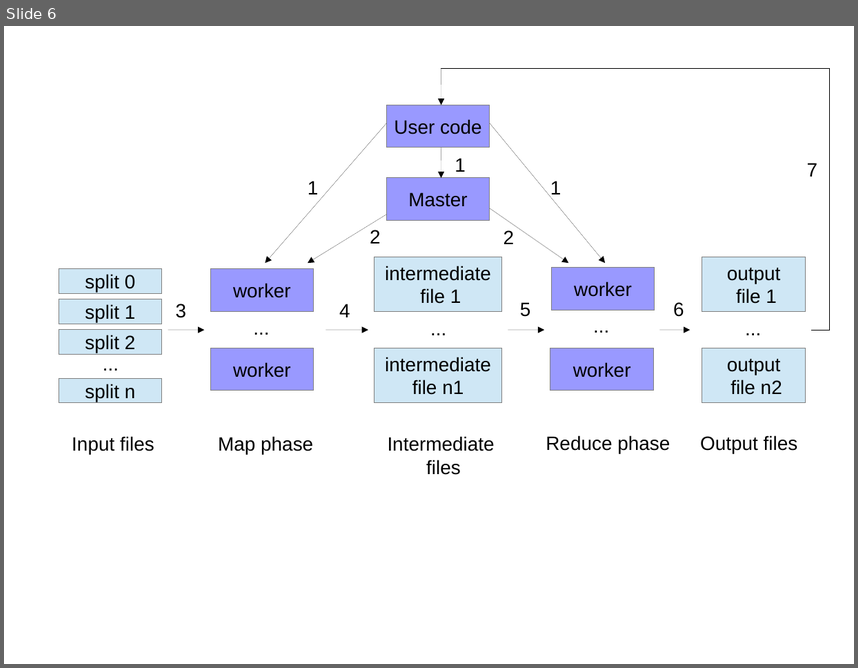
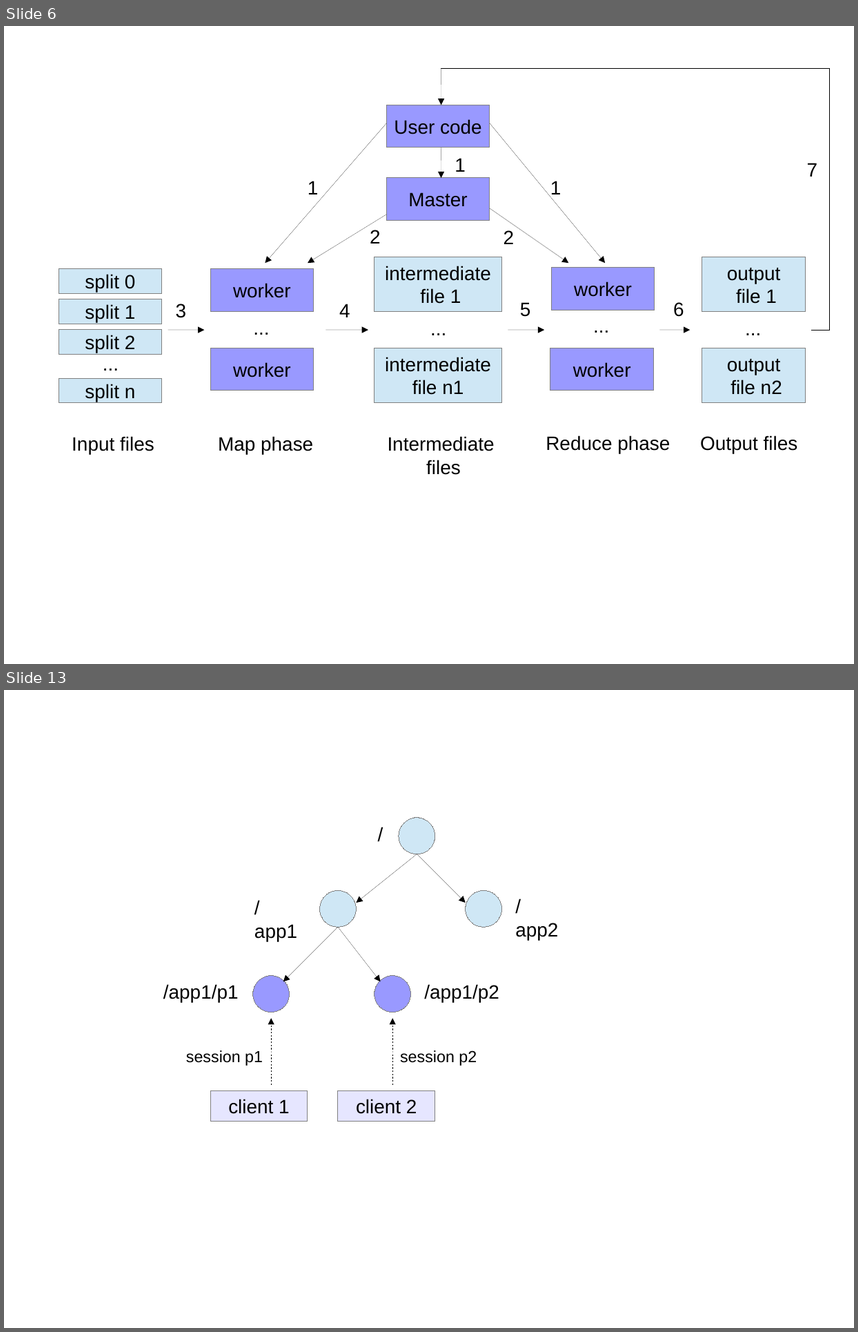
Before and after one commit to Visorgood/LambdaThesis, a slide deck: Thesis/thesis_template/images/Thesis_Images.odp. Shown one above the other, each under a label of ours: slide 6 before the commit, slides 6 and 13 after it; the slides between them are not shown. The pictures are 858x668 and 858x1332 pixels, drawn with LibreOffice and Linux fonts; fonts in the diff are those of the drawing. Boxes give left, top, right and bottom in pixels: in the first picture for what was removed or moved away, otherwise in the second. Text is boxed around its words. In the diff, an @@ line names an element or a change of style, - is before the commit and + after.

```diff
--- a/Thesis/thesis_template/images/Thesis_Images.odp
+++ b/Thesis/thesis_template/images/Thesis_Images.odp
@@ slide 13 added at [4, 690, 854, 1328], background #FFFFFF @@
@@ text added at [370, 819, 391, 848], 18 pt, text #000000 @@
+/
@@ ellipse added at [399, 817, 435, 854], fill #CFE7F5, outline #808080 0 pt @@
@@ arrow added from (417, 854) to (357, 903), #000000 0 pt @@
@@ arrow added from (417, 854) to (466, 903), #000000 0 pt @@
@@ ellipse added at [319, 891, 356, 927], fill #CFE7F5, outline #808080 0 pt @@
@@ ellipse added at [466, 891, 501, 927], fill #CFE7F5, outline #808080 0 pt @@
@@ text added at [254, 924, 297, 941], 18 pt, text #000000 @@
+/app1
@@ arrow added from (338, 927) to (283, 982), #000000 0 pt @@
@@ arrow added from (338, 927) to (381, 982), #000000 0 pt @@
@@ text added at [515, 923, 558, 940], 18 pt, text #000000 @@
+/app2
@@ ellipse added at [253, 976, 290, 1012], fill #9999FF, outline #808080 0 pt @@
@@ ellipse added at [375, 976, 410, 1012], fill #9999FF, outline #808080 0 pt @@
@@ text added at [163, 984, 239, 1002], 18 pt, text #000000 @@
+/app1/p1
@@ text added at [424, 984, 499, 1002], 18 pt, text #000000 @@
+/app1/p2
@@ arrow added from (271, 1085) to (271, 1018), #000000 0 pt @@
@@ arrow added from (392, 1085) to (392, 1018), #000000 0 pt @@
@@ text added at [186, 1050, 263, 1065], 15 pt, text #000000 @@
+session p1
@@ text added at [400, 1050, 477, 1065], 15 pt, text #000000 @@
+session p2
@@ rectangle added at [211, 1091, 308, 1121], fill #E6E6FF, outline #808080 0 pt, 18 pt, text #000000 @@
+client 1
@@ rectangle added at [338, 1091, 435, 1121], fill #E6E6FF, outline #808080 0 pt, 18 pt, text #000000 @@
+client 2
```
Also in this commit, not shown: 7 other slides added, 21 other files.
